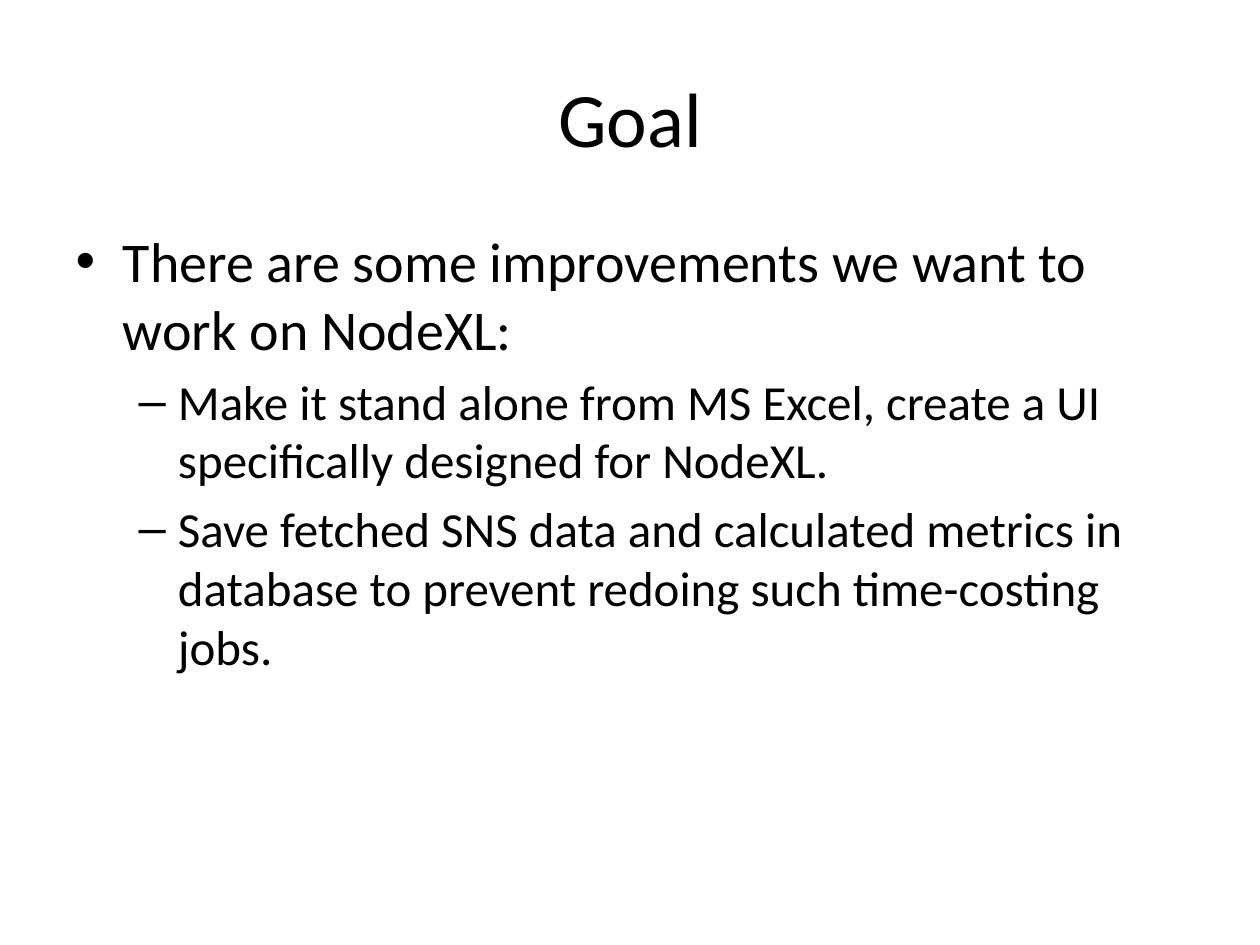
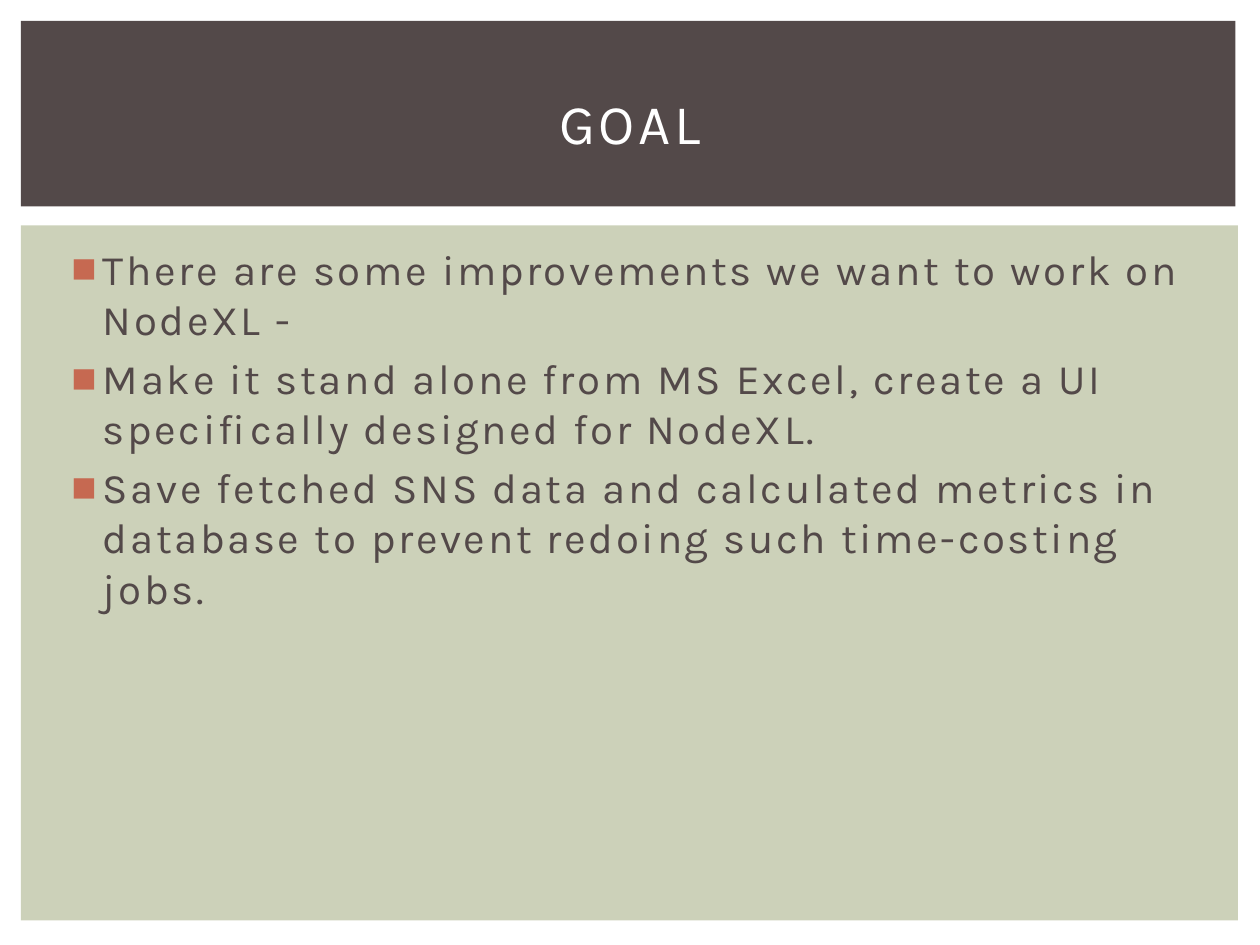
Before and after one commit to 2014-sed-team3/term-project, a slide deck: slide 4 of project/report/report.pptx. Drawn at 1260x945 pixels with LibreOffice and Linux fonts; fonts in the diff are those of the drawing. Boxes give left, top, right and bottom in pixels: in the first picture for what was removed or moved away, otherwise in the second. Text is boxed around its words. In the diff, an @@ line names an element or a change of style, - is before the commit and + after.

```diff
--- a/project/report/report.pptx
+++ b/project/report/report.pptx
@@ rectangle added at (21, 21, 1236, 207), fill #534949 @@
@@ title at (559, 108, 700, 145): text changed; size 44 to 32 pt; font Calibri to Karla; text colour #000000 to #FFFFFF @@
-Goal
+GOAL
@@ rectangle added at (21, 226, 1239, 921), fill #CCD1B9 @@
@@ text "There are some improvements we ...": place and size @@
-text "There are some improvements we ..." at (123, 243, 1122, 674)
+text "There are some improvements we ..." at (103, 256, 1177, 614)
@@ text at (103, 256, 1177, 336): text changed; size 32 to 24 pt; font Calibri to Karla; text colour #000000 to #534949 @@
-• There are some improvements we want to work on NodeXL:
+■ There are some improvements we want to work on NodeXL -
@@ text at (103, 365, 1154, 614): size 28 to 24 pt, font Calibri to Karla, text colour #000000 to #534949, letter spacing 0 to 1.5 pt in "Make it stand alone from MS Excel, ...", "Save fetched SNS data and calculated metrics ..."; bullet – to ■; list level 2 to 1 in "Make it stand alone from ..."; list level 2 to 1 in "Save fetched SNS data and ..." @@
```
Also in this commit, not shown: 26 other slides changed, 2 slides added, 2 slides removed, 1 other file.
